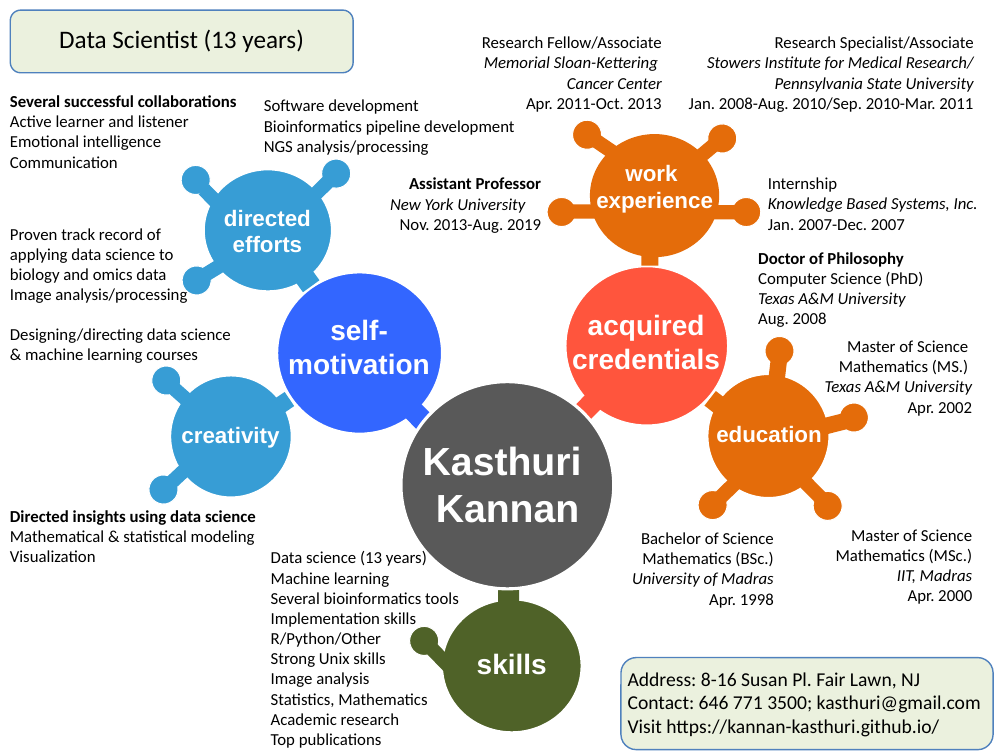
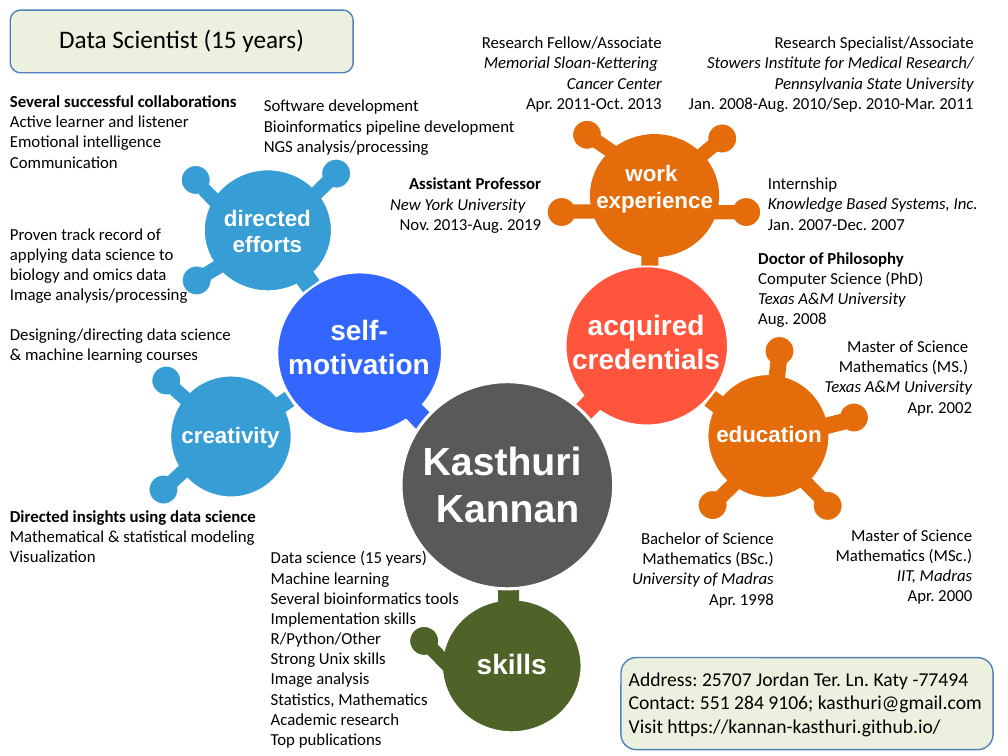
Before and after one commit to kannan-kasthuri/kannan-kasthuri.github.io, a slide deck: slide 1 of CV/CV_KK.pptx. Drawn at 1008x756 pixels with LibreOffice and Linux fonts; fonts in the diff are those of the drawing. Boxes give left, top, right and bottom in pixels: in the first picture for what was removed or moved away, otherwise in the second. Text is boxed around its words. In the diff, an @@ line names an element or a change of style, - is before the commit and + after.

```diff
--- a/CV/CV_KK.pptx
+++ b/CV/CV_KK.pptx
@@ text in rounded rectangle at [59, 29, 304, 52]: text changed @@
-Data Scientist (13 years)
+Data Scientist (15 years)
@@ text at [271, 551, 427, 566]: text changed @@
-Data science (13 years)
+Data science (15 years)
@@ text at [629, 672, 982, 713]: text changed @@
-Address: 8-16 Susan Pl. Fair Lawn, NJ Contact: 646 771 3500; kasthuri@gmail.com
+Address: 25707 Jordan Ter. Ln. Katy -77494
+Contact: 551 284 9106; kasthuri@gmail.com
```
Also in this commit, not shown: 4 other files.
